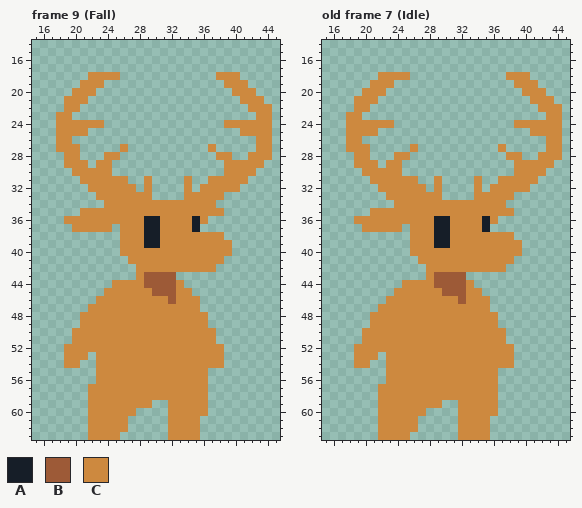
Edited in one commit: pixel-art file (Ludum Dare 57/Assets/Character/Character.aseprite). That is the earlier state.
64x64 pixels, 9 frames. Colours within 5 levels of each other are drawn and written as one. Shown: frame 9 (Fall): x 15..45, y 14..63; old frame 7 (Idle): x 15..45, y 14..63. The commit also changed other frames, which this record leaves out.
Palette (. is transparent): A #161e28  B #9d5a37  C #cd893f
Pixels before, frame 9 (Fall), first column x 18:
18 ....CCCC............CCC....
19 ...CCC...............CCC...
20 ..CCC.................CCC..
21 .CCC...................CCC.
22 .CC.....................CCC
23 CC.......................CC
24 CCCCCC...............CCCCCC
25 CCCC...................CCCC
26 CC.......................CC
27 CCC.....C..........C.....CC
28 .CC...CC............CC..CCC
29 .CCC.CC..............CCCCC.
30 ..CCCCC..............CCCC..
31 ...CCCCCC..C....C..CCCCC...
32 ....CCCCCC.C....C.CCCCC....
33 .....CCCCCCC....CCCCC......
34 ......CCCCCCCCCCCCCC.......
35 ...CCCCCCCCCCCCCCCCCC......
36 .CCCCCCCCCCAACCCCAC........
37 ..CCCCC.CCCAACCCCA.........
38 ........CCCAACCCCCCCC......
39 ........CCCAACCCCCCCCC.....
40 ........CCCCCCCCCCCCCC.....
41 .........CCCCCCCCCCCC......
42 ..........CCCCCCCCCC.......
43 ..........CBBBB............
44 .......CCCCBBBBC...........
45 ......CCCCCCBBBCC..........
46 .....CCCCCCCCCBCCC.........
47 ....CCCCCCCCCCCCCC.........
48 ...CCCCCCCCCCCCCCCC........
49 ...CCCCCCCCCCCCCCCC........
50 ..CCCCCCCCCCCCCCCCCC.......
51 ..CCCCCCCCCCCCCCCCCC.......
52 .CCCCCCCCCCCCCCCCCCCC......
53 .CCC.CCCCCCCCCCCCCCCC......
54 .CC..CCCCCCCCCCCCCCCC......
55 .....CCCCCCCCCCCCCC........
56 .....CCCCCCCCCCCCCC........
57 ....CCCCCCCCCCCCCCC........
58 ....CCCCCCCCCCCCCCC........
59 ....CCCCCCCC..CCCCC........
60 ....CCCCCC....CCCCC........
61 ....CCCCC.....CCCC.........
62 ....CCCCC.....CCCC.........
63 ....CCCC......CCCC.........
Pixels before, old frame 7 (Idle), first column x 18:
18 ....CCCC............CCC....
19 ...CCC...............CCC...
20 ..CCC.................CCC..
21 .CCC...................CCC.
22 .CC.....................CCC
23 CC.......................CC
24 CCCCCC...............CCCCCC
25 CCCC...................CCCC
26 CC.......................CC
27 CCC.....C..........C.....CC
28 .CC...CC............CC..CCC
29 .CCC.CC..............CCCCC.
30 ..CCCCC..............CCCC..
31 ...CCCCCC..C....C..CCCCC...
32 ....CCCCCC.C....C.CCCCC....
33 .....CCCCCCC....CCCCC......
34 ......CCCCCCCCCCCCCC.......
35 ...CCCCCCCCCCCCCCCCCC......
36 .CCCCCCCCCCAACCCCAC........
37 ..CCCCC.CCCAACCCCA.........
38 ........CCCAACCCCCCCC......
39 ........CCCAACCCCCCCCC.....
40 ........CCCCCCCCCCCCCC.....
41 .........CCCCCCCCCCCC......
42 ..........CCCCCCCCCC.......
43 ..........CBBBB............
44 .......CCCCBBBBC...........
45 ......CCCCCCBBBCC..........
46 .....CCCCCCCCCBCCC.........
47 ....CCCCCCCCCCCCCC.........
48 ...CCCCCCCCCCCCCCCC........
49 ...CCCCCCCCCCCCCCCC........
50 ..CCCCCCCCCCCCCCCCCC.......
51 ..CCCCCCCCCCCCCCCCCC.......
52 .CCCCCCCCCCCCCCCCCCCC......
53 .CCC.CCCCCCCCCCCCCCCC......
54 .CC..CCCCCCCCCCCCCCCC......
55 .....CCCCCCCCCCCCCC........
56 .....CCCCCCCCCCCCCC........
57 ....CCCCCCCCCCCCCCC........
58 ....CCCCCCCCCCCCCCC........
59 ....CCCCCCCC..CCCCC........
60 ....CCCCCC....CCCCC........
61 ....CCCCC.....CCCC.........
62 ....CCCCC.....CCCC.........
63 ....CCCC......CCCC.........
New version:
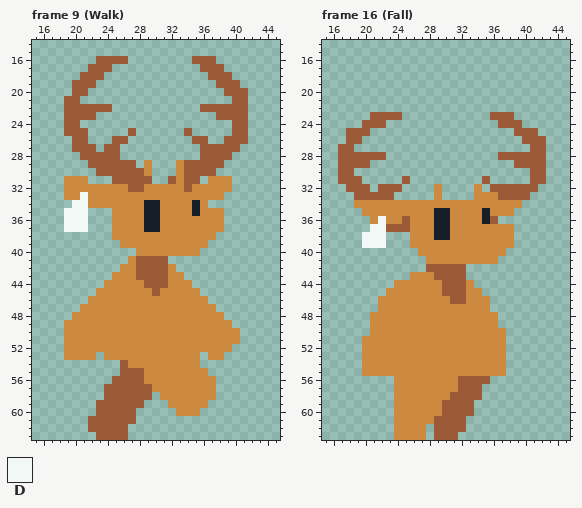
Colours new in this view: D #f1f8f5
A new or re-ordered frame is compared with the old frame closest to it.
The commit says: Adds Character walk and opaque fog with bounce
Change:
frames 9 -> 19
layer "Layer 11" added
layer "Layer 10" added
layer "Head/Layer 13" added
layer "Head/a2" added
layer "Head/Layer 9" added
layer "Head/a1" added
layer "Head/Layer 12" added
layer "Head/Layer 17" added
layer "Head/Layer 7" added
layer "Head/Layer 15" added
layer "Head/Layer 16" added
Changed rows in their new state; - is an unchanged pixel.
Frame 9 (Walk):
first column x 18:
16 -----BBBB--------BBB-------
17 ----BBB-----------BBB------
18 ---BBB..-----------BBB.----
19 --BBB.--------------BBB.---
20 --BB.----------------BBB.--
21 -BB.------------------BB..-
22 -BBBBBB-----------BBBBBB...
23 .BBBB---------------BBBB-..
24 .BB...---------------.BB...
25 .BBB-----B------B-----BB...
26 ..BB---BB--------BB--BBB-..
27 ..BBB-BB.---------BBBBB--..
28 -..BBBBB----------BBBB--...
29 -...BBBBBB-C---CBBBBB.....-
30 --...BBBBBBC---CBBBB-....--
31 -CC-...BBBBB--BCBB----..---
32 -CCC-----BB-CCCCBC----.----
33 -CCDC-------CCCC-----------
34 --DDCC-----AA----A-.-------
35 -DDD...----AA----A---------
36 -DDD...----------C-CC------
37 -DDD...C---------CCCC------
38 -------C---CC-------.------
39 -----------CC------...-----
40 --------..--------....-----
41 ----------BBBB.......------
42 --------CCBBBB-.....-------
43 -------CCCB---CC-----------
44 ------C-------C-C----------
45 -----C-------CC--C---------
46 ----C---------C---C--------
47 ---C--------------CC-------
48 --C----------------CC------
49 -CC----------------CCC-----
50 -C------------------CCC----
51 -C------------------CCC----
52 ---------------------C-----
53 ----C.------------.--------
54 -..--...B---------...------
55 -----...BBB----------------
56 -----..BBBB--------C-------
57 ----..BBBBBB-------C-------
58 ----..BBBBBB.------C-------
59 ----.BBBBBB.---------------
60 ----.BBBBB----.---.--------
61 ----BBBBBB----....---------
62 ----BBBBB-----....---------
63 ----.BBBB-----....---------
Frame 16 (Fall) is new; against old frame 7 (Idle):
first column x 17:
18 -----....------------...----
19 ----...---------------...---
20 ---...-----------------...--
21 --...-------------------...-
22 --..---------------------...
23 -..-BBBB-----------BBB----..
24 -..BBB.-------------BBB.....
25 -BBB.-----------------BBB...
26 -BB--------------------BBB..
27 BB..-----.----------.---BB..
28 BBBBBB-..-----------BBBBBB..
29 BBBB.-..--------------BBBB.-
30 BB-.....--------------..BB--
31 BBB-....B.--.----.B-....BB--
32 -BBB-BBB...--------BBBBBB---
33 --BBBBB.....--------BBBB----
34 --CCCCC--------------CC-----
35 ---C--------AA----A---------
36 --..-D--B----------B--------
37 ---.DDBBB---------CCCC------
38 ---DDD----------------------
39 ---DDD------CC--------.-----
40 ---------.-----------..-----
41 ----------.---------..------
42 -----------BBBBB.....-------
43 ---------CC-----------------
44 -------C----C---------------
45 ------C---------------------
46 -----C--------B-------------
first column x 19:
50 -.------------------
52 .------------------.
53 .--C---------------.
54 .-CC---------------.
55 -CCC--------------C-
56 ----.--------BBBB.--
57 ---..--------BBB..--
58 ---..-------BBBB..--
59 ---..------BBBB...--
60 ---..----CCBBBB...--
61 ---..---CCBBBB...---
62 ---..---C-BBBB...---
63 ---..--CC-BBB....---
